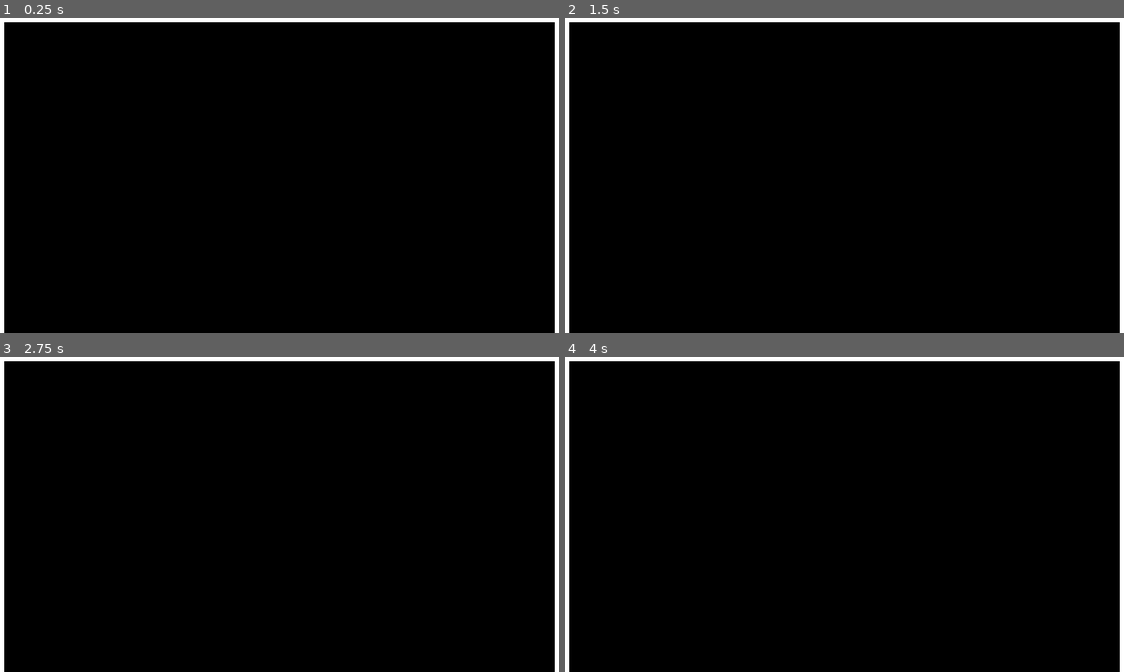
Above: before the commit, frames 1-4 (two rows, left to right).
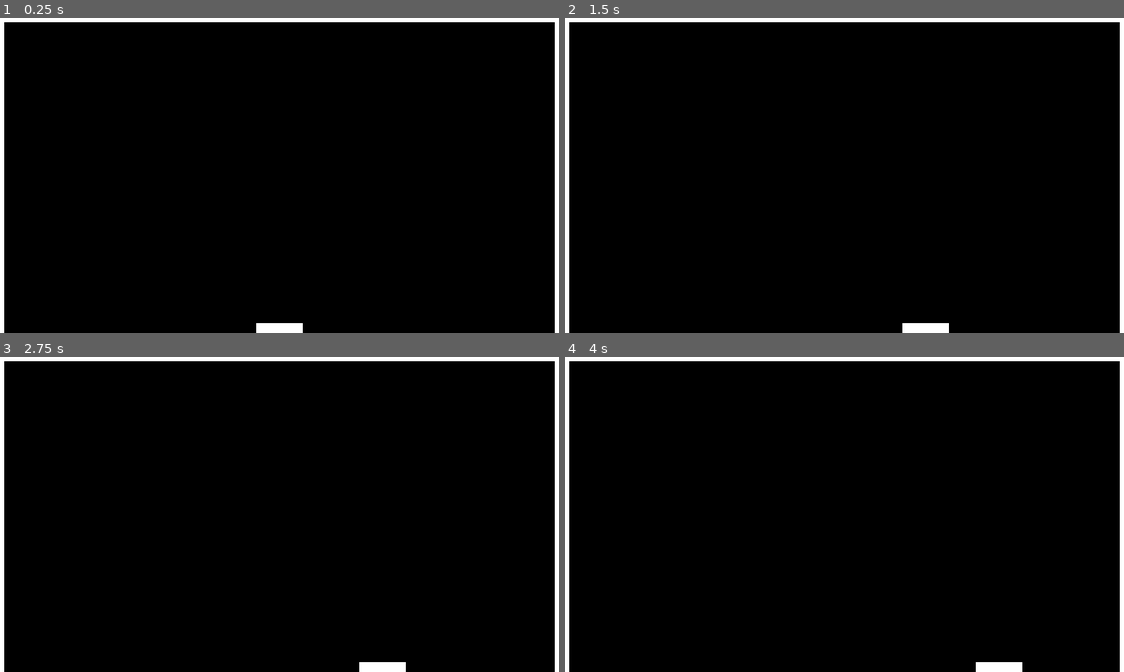
Above: after the commit, the same moments.

Repository: NSCarter/Breakout
Game: Godot game, scene res://Scenes/Main.tscn
The game is run twice, just before and just after one commit, with the same random seed, the same clock (stepped at 60 frames per second) and the same inputs.
Inputs:
- Up to frame 1 (0.25 s): no input
- Up to frame 2 (1.5 s): tap Enter at 0.5 s; hold Right (Right, bound only after the commit) 0.53-1.28 s; hold Left (Left, bound only after the commit) from 1.28 s (still down)
- Up to frame 3 (2.75 s): release Left (Left, bound only after the commit) at 2.03 s; hold Right (Right, bound only after the commit) from 2.03 s (still down)
- Up to frame 4 (4 s): release Right (Right, bound only after the commit) at 3.53 s; hold Left (Left, bound only after the commit) from 3.53 s (still down)

The runs differ from the first frame. In frame 1, 0.3% of the frame differs, in the area x 45-55%, y 96-100%; in frame 2, 0.3%; in frame 3, 0.3%; in frame 4, 0.3%.

Commit message:
Added a paddle the player can move

Diff:
--- a/Scenes/Main.tscn
+++ b/Scenes/Main.tscn
@@ -1,4 +1,6 @@
-[gd_scene load_steps=4 format=3 uid="uid://ebotlionslr2"]
+[gd_scene load_steps=5 format=3 uid="uid://ebotlionslr2"]
+
+[ext_resource type="PackedScene" uid="uid://l0q8i8g1j3mu" path="res://Scenes/Paddle.tscn" id="1_prfnt"]
 
 [sub_resource type="RectangleShape2D" id="RectangleShape2D_uavea"]
 size = Vector2(1152, 15)
@@ -41,3 +43,6 @@
 [node name="CollisionShape2D" type="CollisionShape2D" parent="Right Wall"]
 position = Vector2(1144.5, 324)
 shape = SubResource("RectangleShape2D_kg4xm")
+
+[node name="Node2D" parent="." instance=ExtResource("1_prfnt")]
+position = Vector2(528.5, 628)
--- /dev/null
+++ b/Scenes/Paddle.tscn
@@ -0,0 +1,17 @@
+[gd_scene load_steps=3 format=3 uid="uid://l0q8i8g1j3mu"]
+
+[ext_resource type="Script" path="res://Scripts/paddle.gd" id="1_m5jks"]
+
+[sub_resource type="RectangleShape2D" id="RectangleShape2D_ywnkb"]
+size = Vector2(95, 20)
+
+[node name="Node2D" type="StaticBody2D"]
+script = ExtResource("1_m5jks")
+
+[node name="ColorRect" type="ColorRect" parent="."]
+offset_right = 95.0
+offset_bottom = 20.0
+
+[node name="CollisionShape2D" type="CollisionShape2D" parent="."]
+position = Vector2(47.5, 10)
+shape = SubResource("RectangleShape2D_ywnkb")
--- /dev/null
+++ b/Scripts/paddle.gd
@@ -0,0 +1,22 @@
+extends StaticBody2D
+
+
+func _process(_delta):
+	if Input.is_action_pressed("Left"):
+		_move_left()
+	if Input.is_action_pressed("Right"):
+		_move_right()
+
+
+func _move_left():
+	position.x -= 5
+
+	if position.x < 15:
+		position.x = 15
+
+
+func _move_right():
+	position.x += 5
+
+	if position.x > 1042:
+		position.x = 1042
--- a/project.godot
+++ b/project.godot
@@ -19,6 +19,19 @@
 
 window/stretch/mode="canvas_items"
 
+[input]
+
+Left={
+"deadzone": 0.5,
+"events": [Object(InputEventKey,"resource_local_to_scene":false,"resource_name":"","device":-1,"window_id":0,"alt_pressed":false,"shift_pressed":false,"ctrl_pressed":false,"meta_pressed":false,"pressed":false,"keycode":0,"physical_keycode":4194319,"key_label":0,"unicode":0,"location":0,"echo":false,"script":null)
+]
+}
+Right={
+"deadzone": 0.5,
+"events": [Object(InputEventKey,"resource_local_to_scene":false,"resource_name":"","device":-1,"window_id":0,"alt_pressed":false,"shift_pressed":false,"ctrl_pressed":false,"meta_pressed":false,"pressed":false,"keycode":0,"physical_keycode":4194321,"key_label":0,"unicode":0,"location":0,"echo":false,"script":null)
+]
+}
+
 [rendering]
 
 renderer/rendering_method="gl_compatibility"
